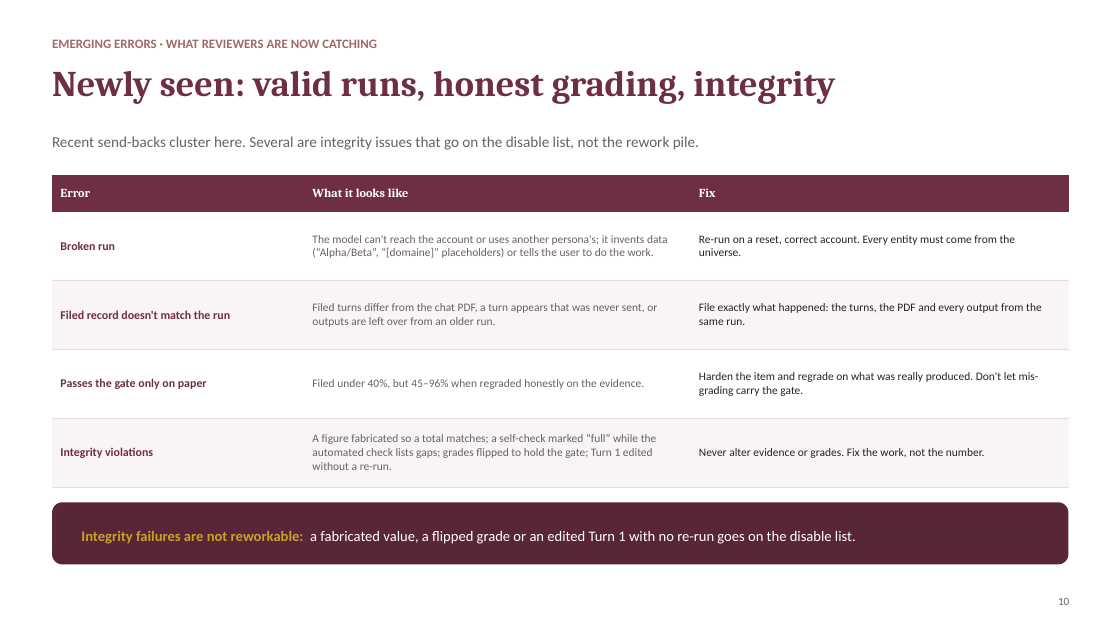
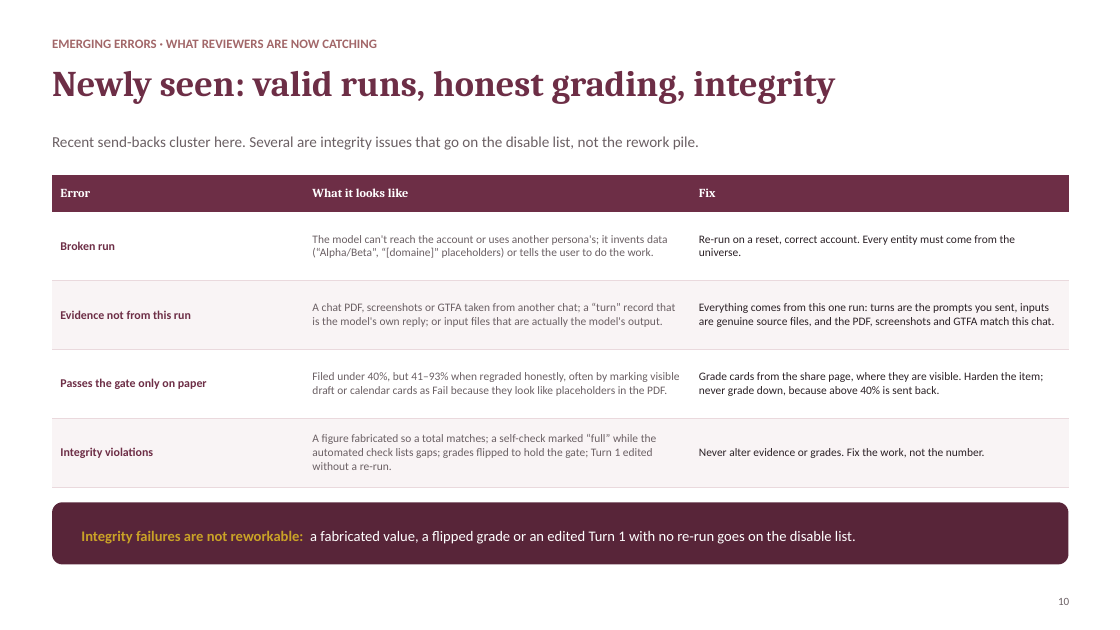
Before and after one commit to jp-999/nectarbloom-hub, a slide deck: slide 10 of assets/Nectarbloom Common Errors.pptx. Drawn at 1120x630 pixels with LibreOffice and Linux fonts; fonts in the diff are those of the drawing. Boxes give left, top, right and bottom in pixels: in the first picture for what was removed or moved away, otherwise in the second. Text is boxed around its words. In the diff, an @@ line names an element or a change of style, - is before the commit and + after.

```diff
--- a/assets/Nectarbloom Common Errors.pptx
+++ b/assets/Nectarbloom Common Errors.pptx
@@ table at (x1=52, y1=175, x2=1069, y2=487) @@
-row 3: Filed record doesn't match the run | Filed turns differ from the chat PDF, a turn appears that was never sent, or outputs are left over from an older run. | File exactly what happened: the turns, the PDF and every output from the same run.
+row 3: Evidence not from this run | A chat PDF, screenshots or GTFA taken from another chat; a “turn” record that is the model's own reply; or input files that are actually the model's output. | Everything comes from this one run: turns are the prompts you sent, inputs are genuine source files, and the PDF, screenshots and GTFA match this chat.
-row 4, column 2: Filed under 40%, but 45–96% when regraded honestly on the evidence.
+row 4, column 2: Filed under 40%, but 41–93% when regraded honestly, often by marking visible draft or calendar cards as Fail because they look like placeholders in the PDF.
-row 4, column 3: Harden the item and regrade on what was really produced. Don't let mis-grading carry the gate.
+row 4, column 3: Grade cards from the share page, where they are visible. Harden the item; never grade down, because above 40% is sent back.
```
Also in this commit, not shown: 3 other slides changed, 1 slide added, 7 other files.
